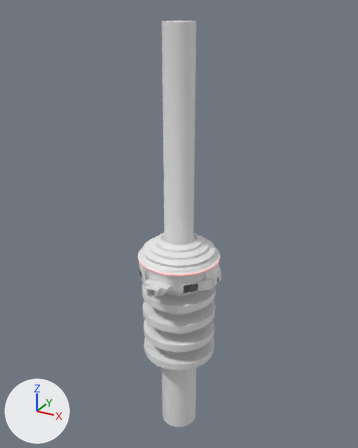
What one commit did to the FBX model TummyCon/Assets/Models/TummyCon2.0.fbx_hub.fbx.
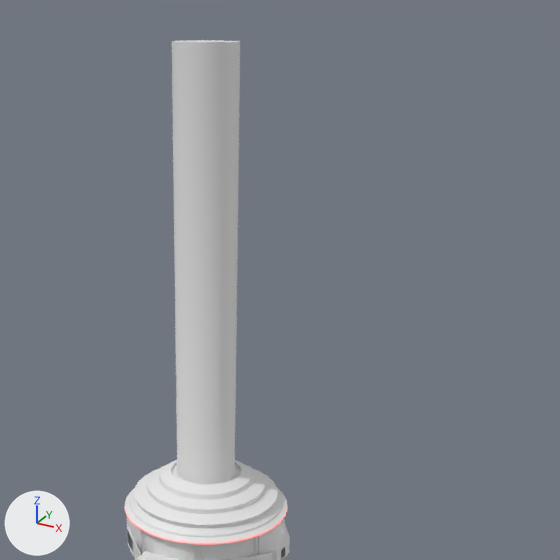
Each version appears first whole from a camera (50 mm lens) standing at (110.7, -234.3, 128.6) and looking at (-1.7, -29.8, 26.3), and next in a close-up on the part from 21% to 100% of the width and 0% to 63% of the height. Lighting does not change. The marker at lower left points along +X, +Y and +Z. The last two pictures show the newer version. Where no turn or scale is listed for an object, it has been applied to the vertices. Vertices at exactly the same position are counted once.

The first close-up shows 'round room' and 3 more.
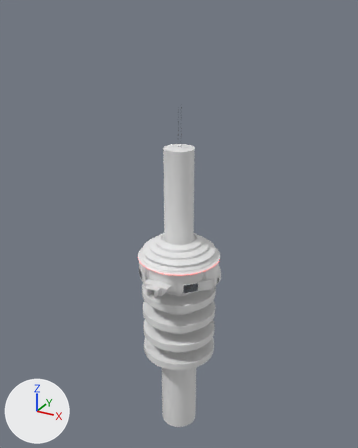
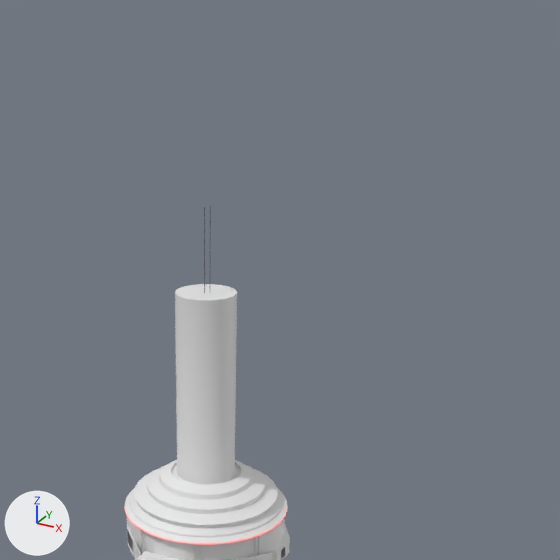
Location of each change, (x1, y1, x2, y2) in pixels of the close-ups (560 x 560 px; the box of a moved part takes in the faces that stretch with it):
'round room', reshaped: before (124, 40, 290, 560); after (124, 284, 290, 560)
part 1 of me_circle_015, moved or reshaped: before (172, 40, 240, 321); after (175, 284, 237, 321)

The change, as a diff of the scene's bpy script:
```diff
--- a/TummyCon/Assets/Models/TummyCon2.0.fbx_hub.fbx.py
+++ b/TummyCon/Assets/Models/TummyCon2.0.fbx_hub.fbx.py
@@ me_circle_015 @@
 # used by ob_round_room; location = (0.0, 0.0, 0.0)
-me_circle_015.from_pydata(...)  # 1768 vertices, 1687 faces; spans x -23.0..23.0, y -61.0..-12.0, z -98.0..123.0
+me_circle_015.from_pydata(...)  # 1768 vertices, 1687 faces; spans x -23.0..23.0, y -61.0..-12.0, z -98.0..67.0
+# me_circle_015 part 1: all 33 vertices in x -7.0..7.0, y -40.0..-26.0, z 123.0 are moved by (0.0, 0.0, -55.0)
 me_circle_015.materials.append(mat_concrete)
```
